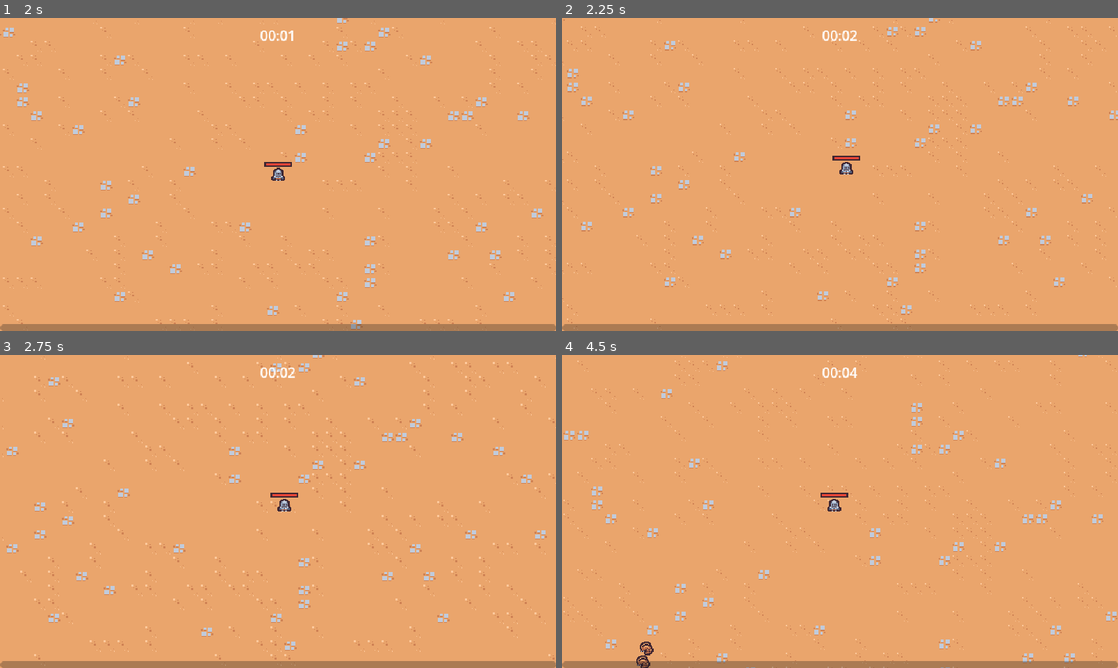
Above: before the commit, frames 1-4 (two rows, left to right).
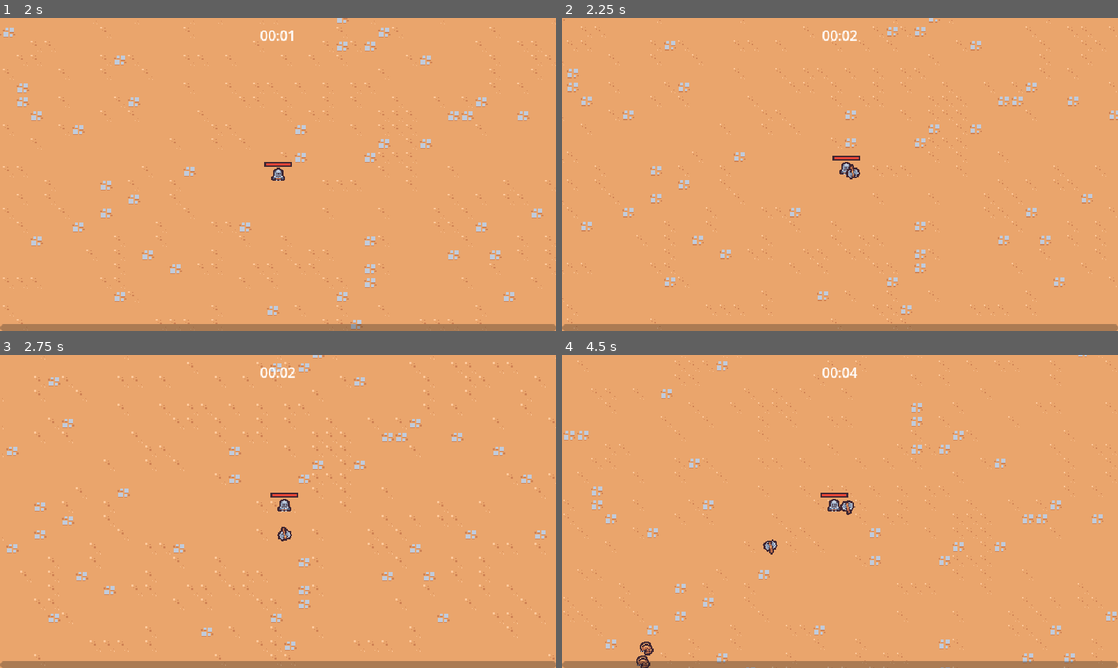
Above: after the commit, the same moments.

Repository: jrenato/dungeon_survival
Game: Godot game, scene res://src/world/levels/level.tscn
The game is run twice, just before and just after one commit, with the same random seed, the same clock (stepped at 60 frames per second) and the same inputs.
Inputs (mouse positions are in pixels of both pictures, inside the frame that each line leads up to):
- Up to frame 1 (2 s): tap Enter at 0.5 s; move the mouse to (400, 158) at 0.52 s; press the mouse at (400, 158) at 0.53 s; hold D (move_right) 0.53-1.28 s; move the mouse to (166, 190) at 1.27 s; release the mouse at (166, 190) at 1.28 s; hold S (move_down) from 1.28 s (still down); click (166, 190) at 1.35 s
- Up to frame 2 (2.25 s): move the mouse to (895, 105) at 2.02 s; release S (move_down) at 2.03 s; press the mouse at (895, 105) at 2.03 s; hold D (move_right) from 2.03 s (still down)
- Up to frame 3 (2.75 s): keep holding D (move_right)
- Up to frame 4 (4.5 s): move the mouse to (812, 574) at 2.77 s; release D (move_right) at 2.78 s; release the mouse at (812, 574) at 2.78 s; hold W (move_up) 2.78-3.53 s; click (812, 574) at 2.85 s; move the mouse to (1006, 558) at 3.52 s; press the mouse at (1006, 558) at 3.53 s; hold A (move_left) from 3.53 s (still down); move the mouse to (673, 464) at 4.27 s; release the mouse at (673, 464) at 4.28 s; click (673, 464) at 4.35 s

Frame 1 is identical in both runs. In frame 2, less than 0.1% of the frame differs, in the area x 51-54%, y 46-52%; in frame 3, less than 0.1%; in frame 4, 0.2%, in the area x 36-53%, y 46-64%.

Commit message:
Added axe ability

Diff:
--- /dev/null
+++ b/src/abilities/axe_ability.gd
@@ -0,0 +1,27 @@
+extends Node2D
+class_name AxeAbility
+
+const MAX_RADIUS : float = 100.0
+
+@onready var hitbox_component: HitboxComponent = $HitboxComponent
+
+var base_rotation : Vector2 = Vector2.RIGHT
+
+
+func _ready() -> void:
+	var tween : Tween = create_tween()
+	base_rotation = Vector2.RIGHT.rotated(randf_range(0, TAU))
+	tween.tween_method(tween_method, 0.0, 2.0, 3)
+	tween.tween_callback(queue_free)
+
+
+func tween_method(rotations : float) -> void:
+	var percent : float = (rotations / 2)
+	var current_radius : float = percent * MAX_RADIUS
+	var current_direction : Vector2 = base_rotation.rotated(rotations * TAU)
+
+	var player : Player = get_tree().get_first_node_in_group("player") as Player
+	if player == null:
+		return
+
+	global_position = player.global_position + (current_direction * current_radius)
--- /dev/null
+++ b/src/abilities/axe_ability.tscn
@@ -0,0 +1,64 @@
+[gd_scene load_steps=8 format=3 uid="uid://hkkvh8xksnht"]
+
+[ext_resource type="Script" path="res://src/abilities/axe_ability.gd" id="1_4110w"]
+[ext_resource type="Texture2D" uid="uid://uia4n6n1pr6s" path="res://assets/tilemaps/tilemap_packed.png" id="2_ysvh0"]
+[ext_resource type="PackedScene" uid="uid://dwbghn7eoktsp" path="res://src/gameplay/components/hitbox_component.tscn" id="3_n8blu"]
+
+[sub_resource type="Animation" id="Animation_dpmr7"]
+resource_name = "default"
+length = 0.5
+loop_mode = 1
+tracks/0/type = "value"
+tracks/0/imported = false
+tracks/0/enabled = true
+tracks/0/path = NodePath("Sprite2D:rotation")
+tracks/0/interp = 1
+tracks/0/loop_wrap = true
+tracks/0/keys = {
+"times": PackedFloat32Array(0, 0.5),
+"transitions": PackedFloat32Array(1, 1),
+"update": 0,
+"values": [0.0, 6.28319]
+}
+
+[sub_resource type="Animation" id="Animation_28a2s"]
+length = 0.001
+tracks/0/type = "value"
+tracks/0/imported = false
+tracks/0/enabled = true
+tracks/0/path = NodePath("Sprite2D:rotation")
+tracks/0/interp = 1
+tracks/0/loop_wrap = true
+tracks/0/keys = {
+"times": PackedFloat32Array(0),
+"transitions": PackedFloat32Array(1),
+"update": 0,
+"values": [0.0]
+}
+
+[sub_resource type="AnimationLibrary" id="AnimationLibrary_dlgd8"]
+_data = {
+"RESET": SubResource("Animation_28a2s"),
+"default": SubResource("Animation_dpmr7")
+}
+
+[sub_resource type="CircleShape2D" id="CircleShape2D_5u1eu"]
+
+[node name="AxeAbility" type="Node2D"]
+script = ExtResource("1_4110w")
+
+[node name="AnimationPlayer" type="AnimationPlayer" parent="."]
+autoplay = "default"
+libraries = {
+"": SubResource("AnimationLibrary_dlgd8")
+}
+
+[node name="Sprite2D" type="Sprite2D" parent="."]
+texture = ExtResource("2_ysvh0")
+region_enabled = true
+region_rect = Rect2(160, 144, 16, 16)
+
+[node name="HitboxComponent" parent="." instance=ExtResource("3_n8blu")]
+
+[node name="CollisionShape2D" type="CollisionShape2D" parent="HitboxComponent"]
+shape = SubResource("CircleShape2D_5u1eu")
--- /dev/null
+++ b/src/abilities/controllers/axe_ability_controller.gd
@@ -0,0 +1,26 @@
+extends Node
+
+@export var axe_ability_scene : PackedScene
+
+@onready var timer: Timer = %Timer
+
+var damage : int = 10
+
+
+func _ready() -> void:
+	timer.timeout.connect(_on_timer_timeout)
+
+
+func _on_timer_timeout() -> void:
+	var player : Player = get_tree().get_first_node_in_group("player") as Player
+	if player == null:
+		return
+
+	var foreground_layer = get_tree().get_first_node_in_group("foreground_layer")
+	if foreground_layer == null:
+		return
+
+	var axe_ability : AxeAbility = axe_ability_scene.instantiate() as AxeAbility
+	foreground_layer.add_child(axe_ability)
+	axe_ability.global_position = player.global_position
+	axe_ability.hitbox_component.damage = damage
--- /dev/null
+++ b/src/abilities/controllers/axe_ability_controller.tscn
@@ -0,0 +1,13 @@
+[gd_scene load_steps=3 format=3 uid="uid://dsdwdkllp6sc4"]
+
+[ext_resource type="Script" path="res://src/abilities/controllers/axe_ability_controller.gd" id="1_7fop3"]
+[ext_resource type="PackedScene" uid="uid://hkkvh8xksnht" path="res://src/abilities/axe_ability.tscn" id="2_aqgw8"]
+
+[node name="AxeAbilityController" type="Node"]
+script = ExtResource("1_7fop3")
+axe_ability_scene = ExtResource("2_aqgw8")
+
+[node name="Timer" type="Timer" parent="."]
+unique_name_in_owner = true
+wait_time = 2.0
+autostart = true
--- a/src/player/player.tscn
+++ b/src/player/player.tscn
@@ -1,10 +1,11 @@
-[gd_scene load_steps=11 format=3 uid="uid://cwegybaokoxii"]
+[gd_scene load_steps=12 format=3 uid="uid://cwegybaokoxii"]
 
 [ext_resource type="Script" path="res://src/player/player.gd" id="1_en7q2"]
 [ext_resource type="PackedScene" uid="uid://dw36hbeyy8b3" path="res://src/abilities/controllers/sword_ability_controller.tscn" id="2_m4gf6"]
 [ext_resource type="Texture2D" uid="uid://uia4n6n1pr6s" path="res://assets/tilemaps/tilemap_packed.png" id="2_mi5uo"]
 [ext_resource type="PackedScene" uid="uid://dgkp7l3j4e5si" path="res://src/player/managers/experience_manager.tscn" id="3_a5jht"]
 [ext_resource type="PackedScene" uid="uid://bkib7rirvtw7l" path="res://src/gameplay/components/health_component.tscn" id="3_ibqgm"]
+[ext_resource type="PackedScene" uid="uid://dsdwdkllp6sc4" path="res://src/abilities/controllers/axe_ability_controller.tscn" id="4_vjagq"]
 
 [sub_resource type="StyleBoxFlat" id="StyleBoxFlat_2kbra"]
 bg_color = Color(0.247059, 0.14902, 0.192157, 1)
@@ -36,6 +37,8 @@
 [node name="AbilityManager" type="Node" parent="."]
 
 [node name="SwordAbilityController" parent="AbilityManager" instance=ExtResource("2_m4gf6")]
+
+[node name="AxeAbilityController" parent="AbilityManager" instance=ExtResource("4_vjagq")]
 
 [node name="ExperienceManager" parent="." instance=ExtResource("3_a5jht")]
 
